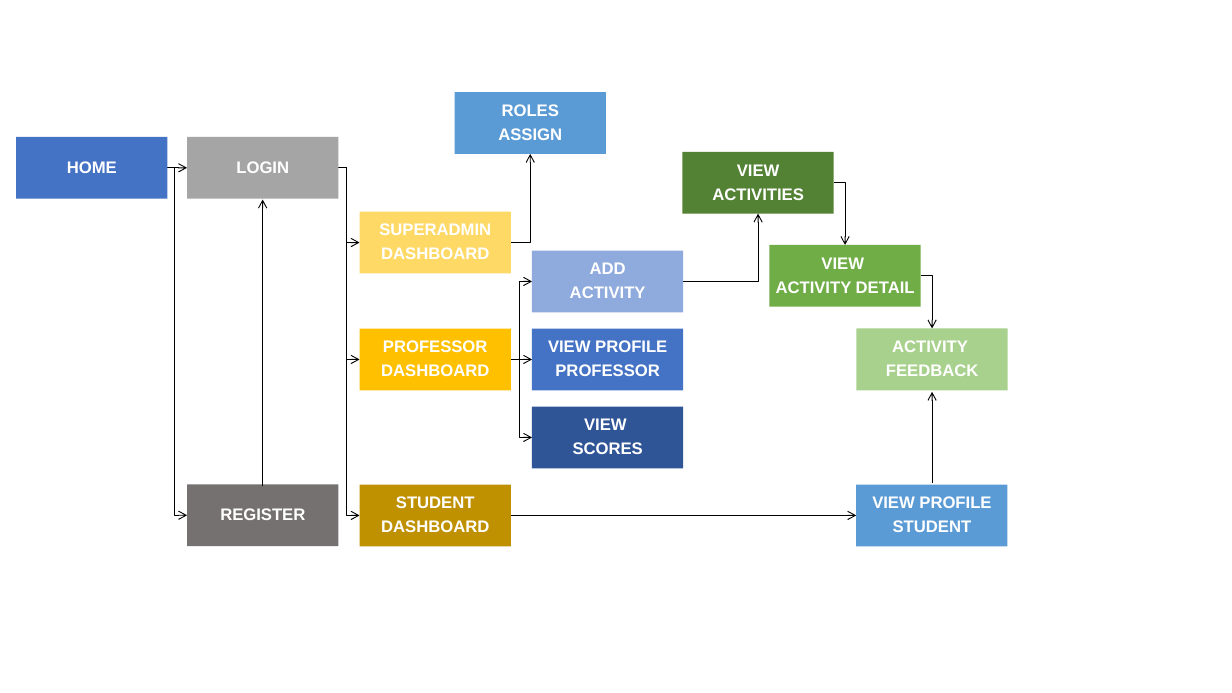
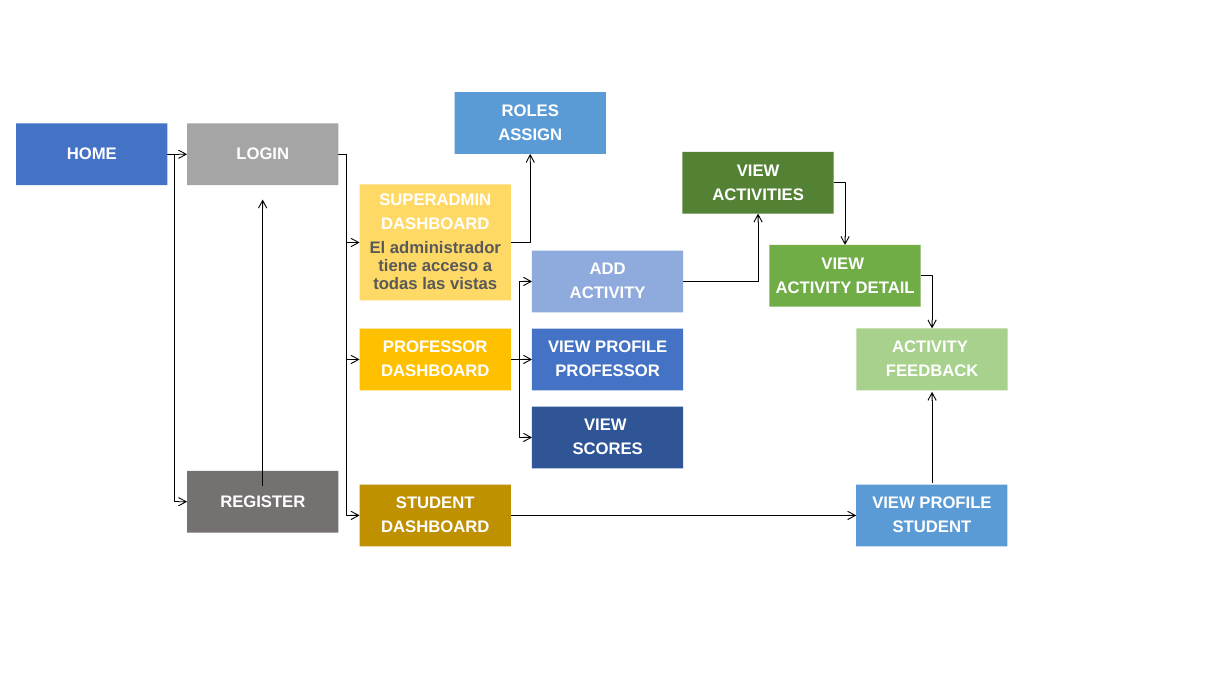
Before and after one commit to Grupo-8-Mintic-Uninorte/grupo8, a slide deck: slide 1 of design/website_map.pptx. Drawn at 1232x693 pixels with LibreOffice and Linux fonts; fonts in the diff are those of the drawing. Boxes give left, top, right and bottom in pixels: in the first picture for what was removed or moved away, otherwise in the second. Text is boxed around its words. In the diff, an @@ line names an element or a change of style, - is before the commit and + after.

```diff
--- a/design/website_map.pptx
+++ b/design/website_map.pptx
@@ 3 texts, 3 rectangles, 2 freeform shapes: place and size @@
-3 texts, 3 rectangles, 2 freeform shapes at (16, 137, 339, 546)
+3 texts, 3 rectangles, 2 freeform shapes at (16, 124, 339, 533)
@@ freeform shape: place and size @@
-freeform shape at (338, 168, 360, 516)
+freeform shape at (338, 154, 360, 516)
@@ freeform shape: place and size @@
-freeform shape at (338, 168, 360, 360)
+freeform shape at (338, 154, 360, 360)
@@ freeform shape: place and size @@
-freeform shape at (338, 168, 360, 243)
+freeform shape at (338, 154, 360, 242)
@@ rectangle: place and size @@
-rectangle at (360, 212, 511, 274)
+rectangle at (360, 185, 511, 301)
@@ text "SUPERADMIN": place and size @@
-text "SUPERADMIN" at (379, 223, 491, 259)
+text "SUPERADMIN" at (370, 193, 501, 289)
@@ text at (370, 241, 501, 289): paragraph added @@
+El administrador tiene acceso a todas las vistas
```
